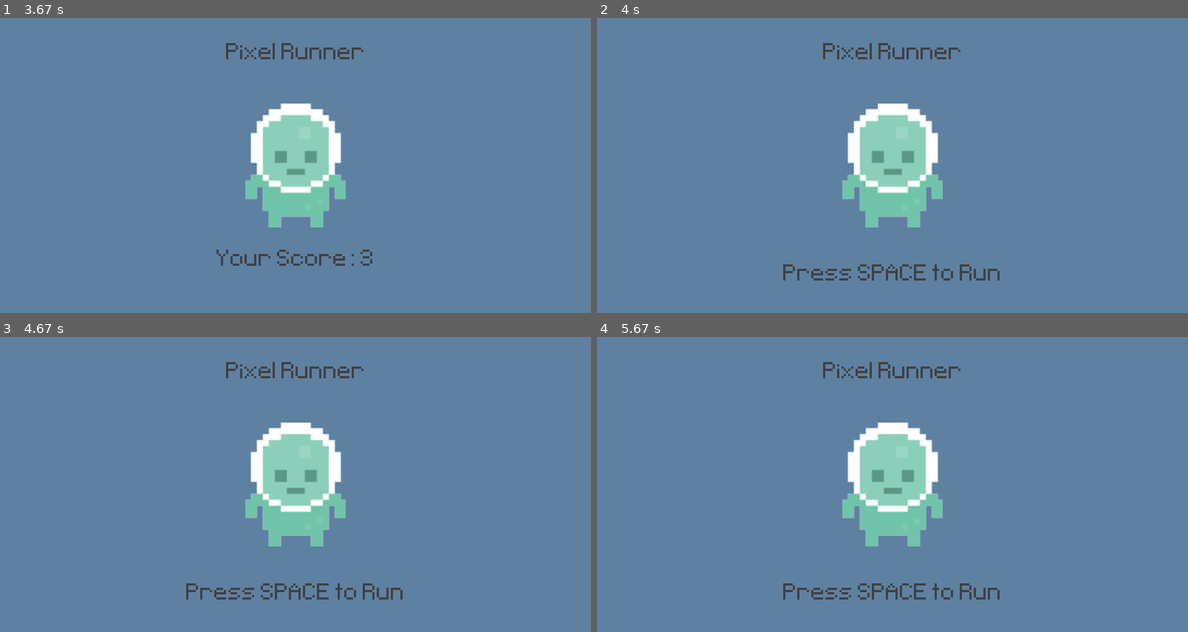
Above: before the commit, frames 1-4 (two rows, left to right).
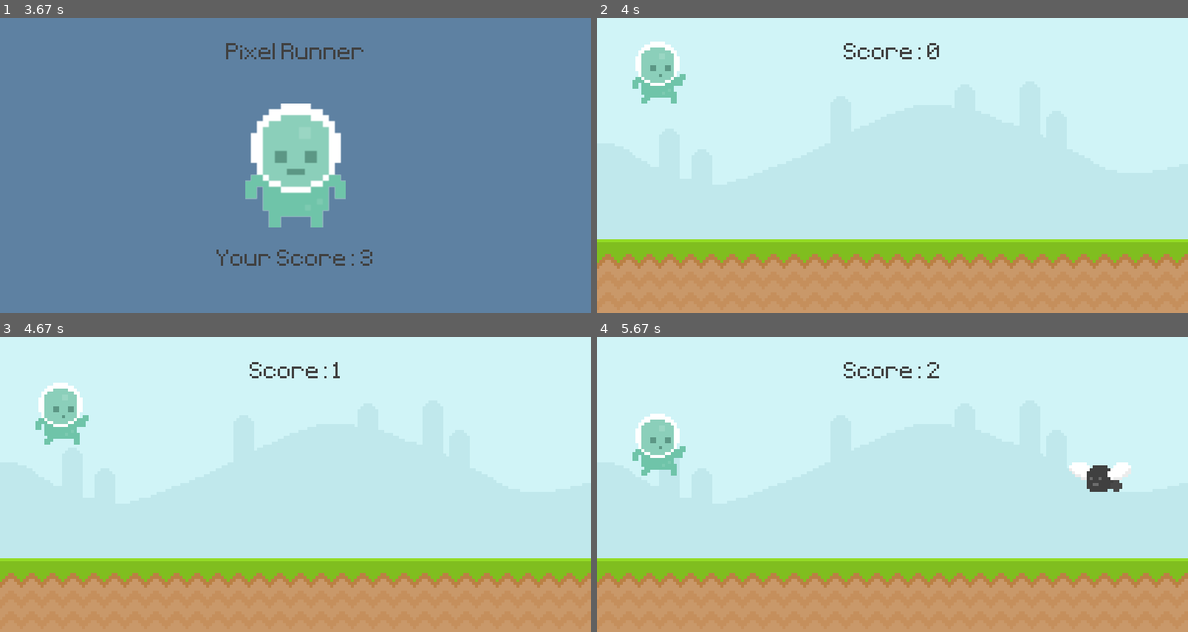
Above: after the commit, the same moments.

Repository: atrox3d/ultimate-introduction-to-pygame
Game: pygame game, started from main.py
Two runs of this game, one before a commit and one after it. Both use one fixed random seed, a clock stepped at 60 frames per second and the inputs below.
Inputs:
- Up to frame 1 (3.67 s): tap Space at 0.33, 2.17, 2.57, 2.87, 3.4 s
- Up to frame 2 (4 s): tap Space at 3.7 s
- Up to frame 3 (4.67 s): tap Space at 4.47 s
- Up to frame 4 (5.67 s): tap Space at 4.8, 5.1, 5.63 s

Frame 1 is identical in both runs. In frame 2, 100% of the frame differs, in the area x 0-100%, y 0-100%; in frame 3, 100%; in frame 4, 100%.

Commit message:
reset obstacles

Diff:
--- a/main.py
+++ b/main.py
@@ -107,6 +107,7 @@
 
 def sprite_collision():
     if pygame.sprite.spritecollide(player.sprite, obstacles, False):
+        obstacles.empty()
         return False
     else:
         return True
